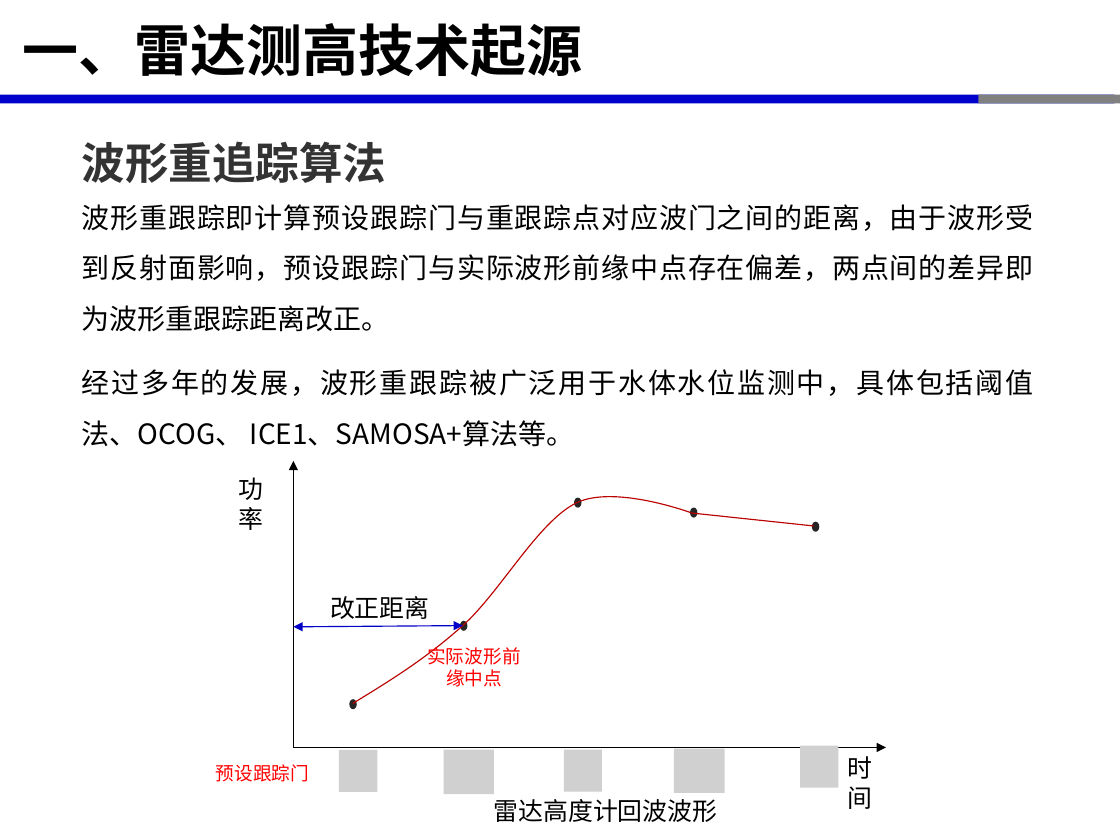
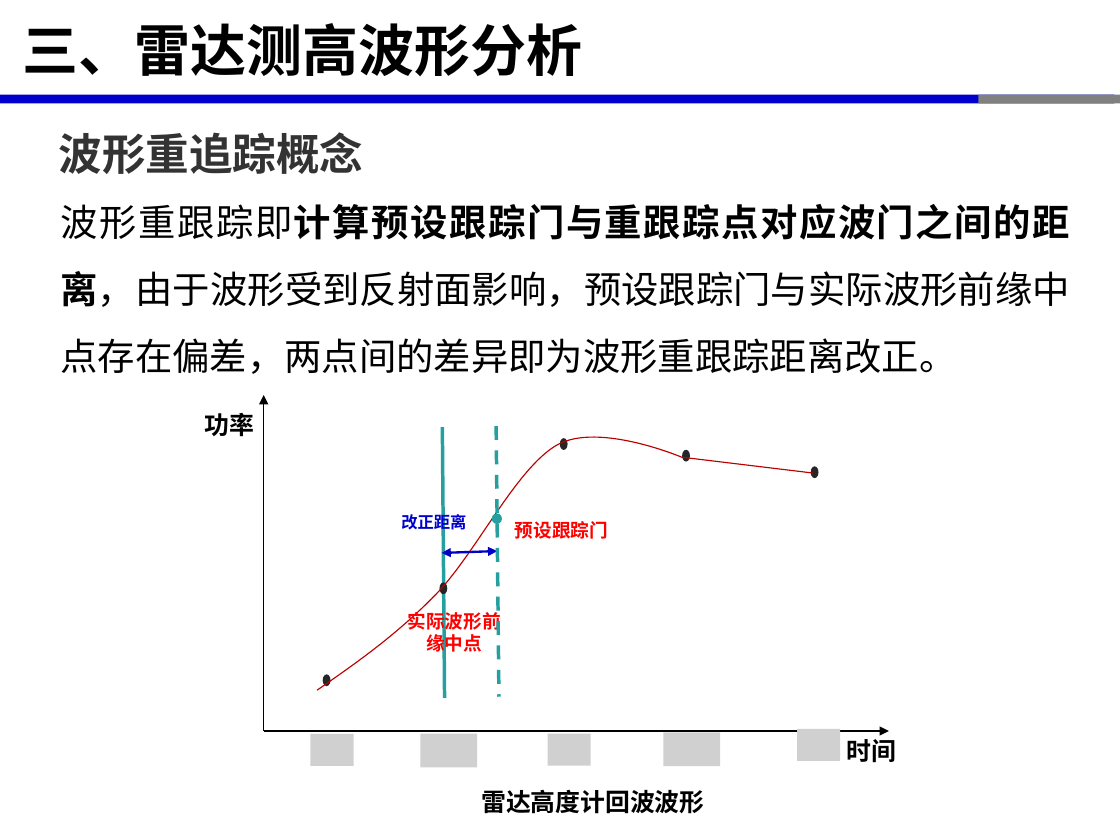
Before and after one commit to xinluo2018/satellite-altimetry-course, a slide deck: slide 22 of 第2章-星载雷达测高原理-2学时/第2章-星载雷达测高原理-2学时.pptx (slide 20 before the commit). Drawn at 1120x840 pixels with LibreOffice and Linux fonts; fonts in the diff are those of the drawing; grey boxes stand for pictures. Boxes give left, top, right and bottom in pixels: in the first picture for what was removed or moved away, otherwise in the second. Text is boxed around its words. In the diff, an @@ line names an element or a change of style, - is before the commit and + after.

```diff
--- a/第2章-星载雷达测高原理-2学时/第2章-星载雷达测高原理-2学时.pptx
+++ b/第2章-星载雷达测高原理-2学时/第2章-星载雷达测高原理-2学时.pptx
@@ title at <box>22,23,582,76</box>: text changed @@
-一、雷达测高技术起源
+三、雷达测高波形分析
@@ text at <box>59,132,364,174</box>: text changed @@
-波形重追踪算法
+波形重追踪概念
@@ text "波形重跟踪即计算预设跟踪门与重跟踪点对应波门之间的距离，由于波形受到反射面影响，预设跟踪门与实际波形前缘中点存在偏差，两 ...": place and size @@
-text "波形重跟踪即计算预设跟踪门与重跟踪点对应波门之间的距离，由于波形受到反射面影响，预设跟踪门与实际波形前缘中点存在偏差，两 ..." at <box>82,204,1034,447</box>
+text "波形重跟踪即计算预设跟踪门与重跟踪点对应波门之间的距离，由于波形受到反射面影响，预设跟踪门与实际波形前缘中点存在偏差，两 ..." at <box>61,204,1070,374</box>
@@ text "波形重跟踪即计算预设跟踪门与重跟踪点对应波门之间的距离，由于波形受到反射面影响，预设跟踪门与实际波形前缘中点存在偏差，两 ..." at <box>61,204,1070,374</box>: size 18 to 24 pt; bold on in "波形重跟踪即计算预设跟踪门与重跟踪点对应波门之间的距离，由于波形受到反射面影响，预设跟踪门与实际波形前缘中点存在偏差，两 ..."; more space between paragraphs @@
@@ text at <box>82,369,1034,447</box>: paragraph removed @@
-经过多年的发展，波形重跟踪被广泛用于水体水位监测中，具体包括阈值法、OCOG、 ICE1、SAMOSA+算法等。
@@ font Times New Roman to Noto Sans CJK SC, bold on in 3 elements at <box>481,790,704,814</box>, <box>846,735,896,763</box>, <box>205,413,255,437</box> @@
@@ text "功率": place and size @@
-text "功率" at <box>239,477,264,530</box>
+text "功率" at <box>205,413,255,437</box>
@@ arrow moved from (293, 747) - (293, 461) to (263, 731) - (263, 395) @@
@@ freeform shape: place and size @@
-freeform shape at <box>353,496,814,703</box>
+freeform shape at <box>317,437,813,690</box>
@@ ellipse: place and size @@
-ellipse at <box>575,497,582,507</box>
+ellipse at <box>560,438,568,450</box>
@@ ellipse: place and size @@
-ellipse at <box>690,507,698,517</box>
+ellipse at <box>682,450,690,463</box>
@@ ellipse: place and size @@
-ellipse at <box>812,522,820,532</box>
+ellipse at <box>811,466,819,478</box>
@@ text "改正距离": place and size @@
-text "改正距离" at <box>330,596,429,619</box>
+text "改正距离" at <box>401,512,466,534</box>
@@ text "改正距离" at <box>401,512,466,534</box>: size 16 to 10.5 pt, font Times New Roman to Noto Sans CJK SC, text colour #000000 to #0000CC, bold on; less space between paragraphs @@
@@ group added at <box>310,426,841,767</box>: 5 pictures, 2 lines, 1 double arrow, 1 ellipse @@
@@ text "预设跟踪门" at <box>515,521,608,539</box>: bold on @@
@@ text "预设跟踪门": place and size @@
-text "预设跟踪门" at <box>216,764,309,782</box>
+text "预设跟踪门" at <box>515,521,608,539</box>
@@ ellipse: place and size @@
-ellipse at <box>460,620,468,631</box>
+ellipse at <box>439,582,447,595</box>
@@ group removed at <box>293,626,838,794</box>: 5 pictures, 1 double arrow @@
@@ text "实际波形前缘中点": place and size @@
-text "实际波形前缘中点" at <box>427,644,520,687</box>
+text "实际波形前缘中点" at <box>408,609,501,656</box>
@@ text "实际波形前缘中点" at <box>408,609,501,656</box>: bold on @@
@@ ellipse: place and size @@
-ellipse at <box>349,699,357,709</box>
+ellipse at <box>323,674,330,687</box>
@@ arrow moved from (293, 747) - (886, 747) to (263, 731) - (889, 731) @@
@@ text "时间": place and size @@
-text "时间" at <box>847,756,872,809</box>
+text "时间" at <box>846,735,896,763</box>
@@ text "雷达高度计回波波形": place and size @@
-text "雷达高度计回波波形" at <box>494,799,717,822</box>
+text "雷达高度计回波波形" at <box>481,790,704,814</box>
```
Also in this commit, not shown: 14 other slides changed, 9 slides added, 2 slides removed, 10 other files.
